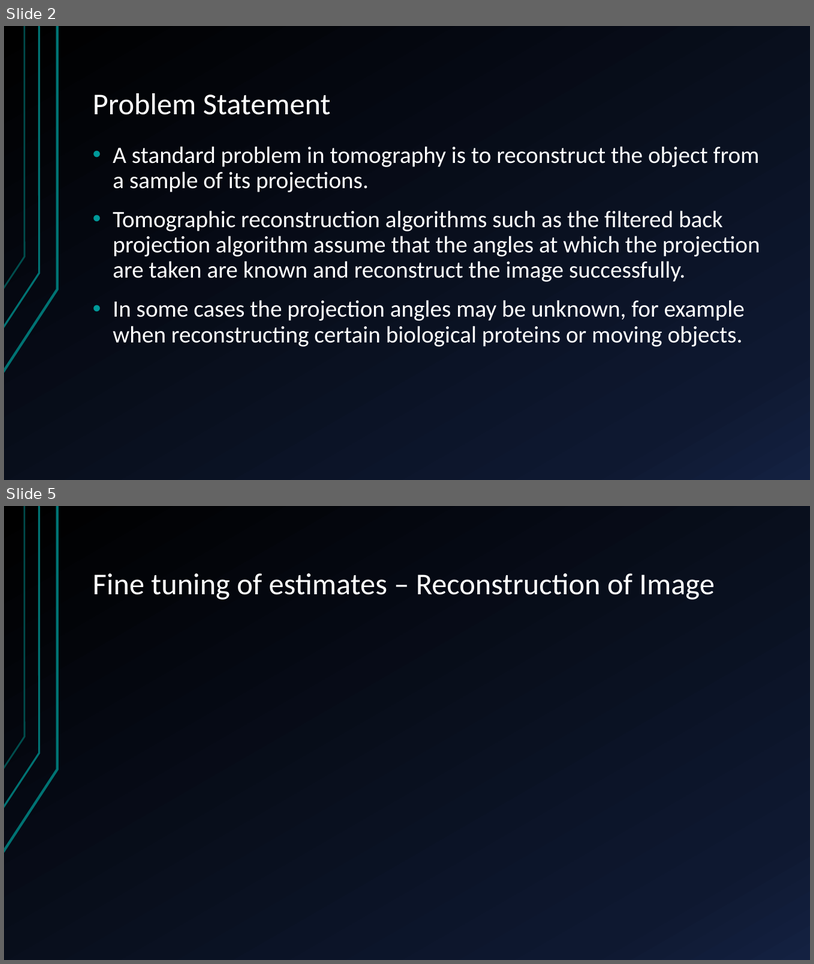
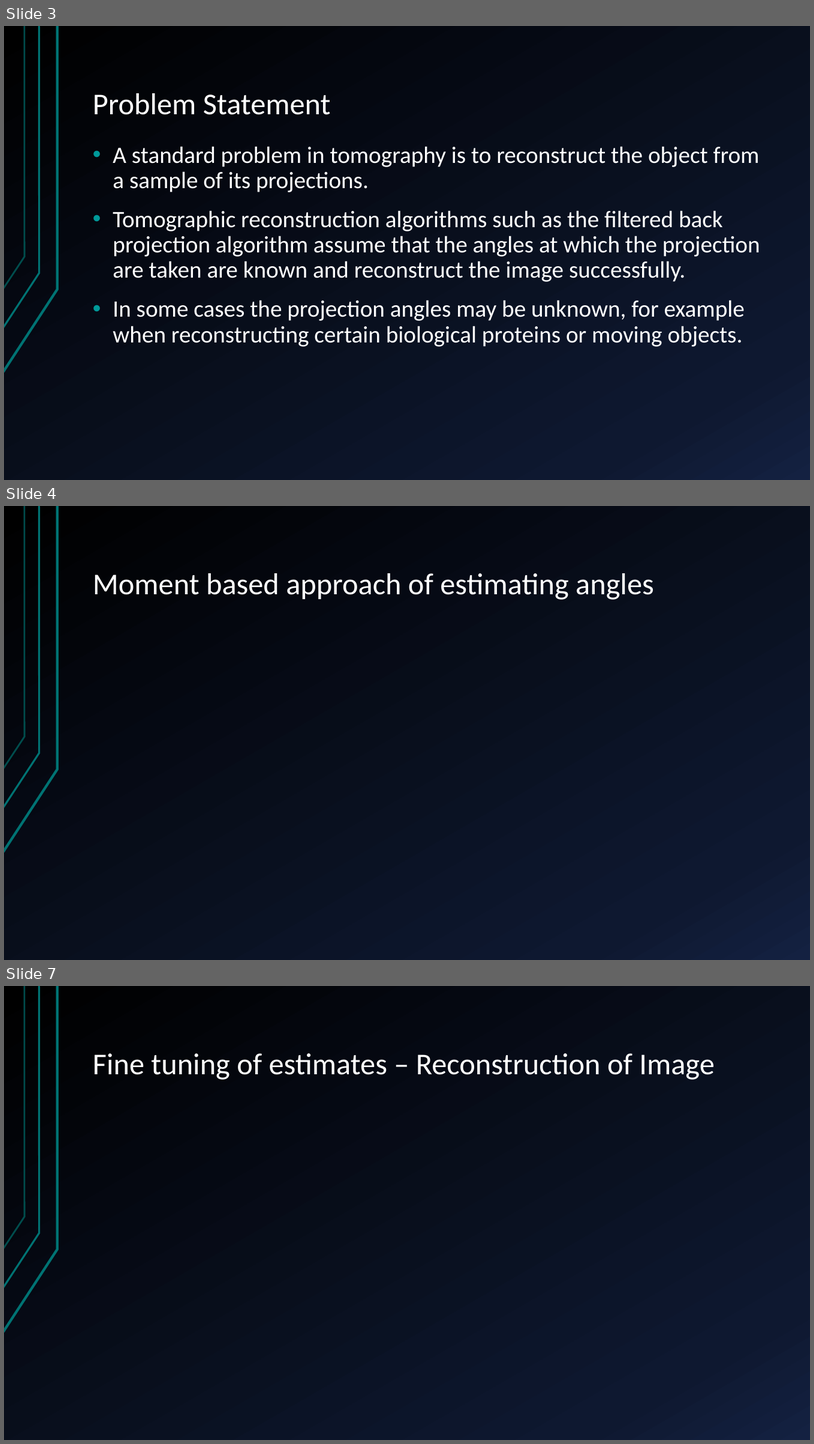
Before and after one commit to arunabh98/Noise-and-Outlier-Resistant-Tomographic-Reconstruction-under-Unknown-Viewing-Parameters, a slide deck: results/RnD Presentation.pptx. Shown one above the other, each under a label of ours: slides 2 and 5 before the commit, slides 3, 4 and 7 after it; the slides between them are not shown. The pictures are 814x964 and 814x1444 pixels, drawn with LibreOffice and Linux fonts; fonts in the diff are those of the drawing; grey boxes stand for pictures. Boxes give left, top, right and bottom in pixels: in the first picture for what was removed or moved away, otherwise in the second. Text is boxed around its words. In the diff, an @@ line names an element or a change of style, - is before the commit and + after.

```diff
--- a/results/RnD Presentation.pptx
+++ b/results/RnD Presentation.pptx
@@ slide 4 added at (4, 506, 810, 960), background gradient #000000 to #0F1931 to #142242; not listed: 3 template elements that a slide beside it also shows @@
@@ title added at (93, 573, 654, 600), 36 pt, text #FFFFFF @@
+Moment based approach of estimating angles
@@ what was slide 2 is now slide 3 @@
@@ what was slide 5 is now slide 7 @@
```
Also in this commit, not shown: 9 slides changed, 8 other slides added, 1 slide removed, 11 other files.
